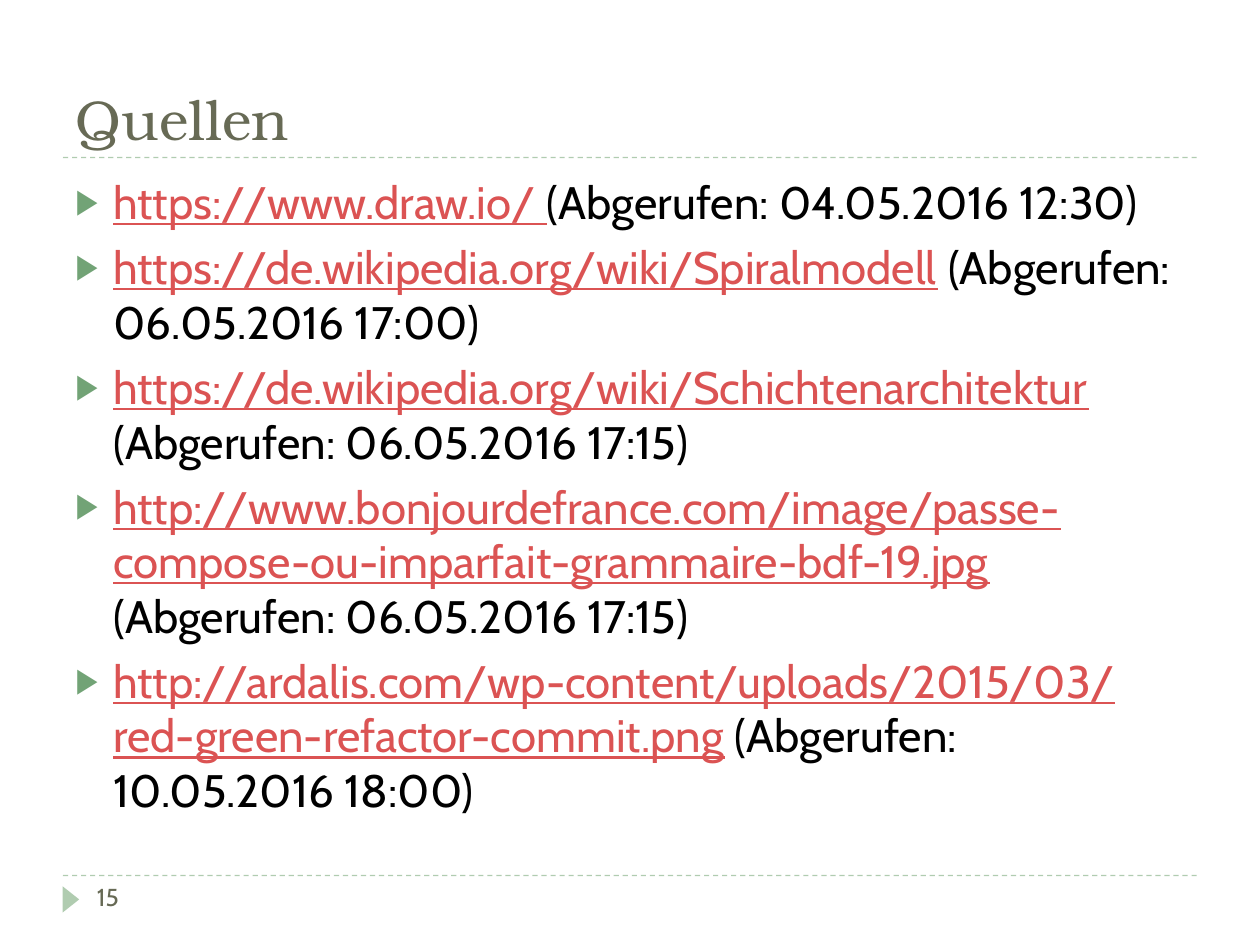
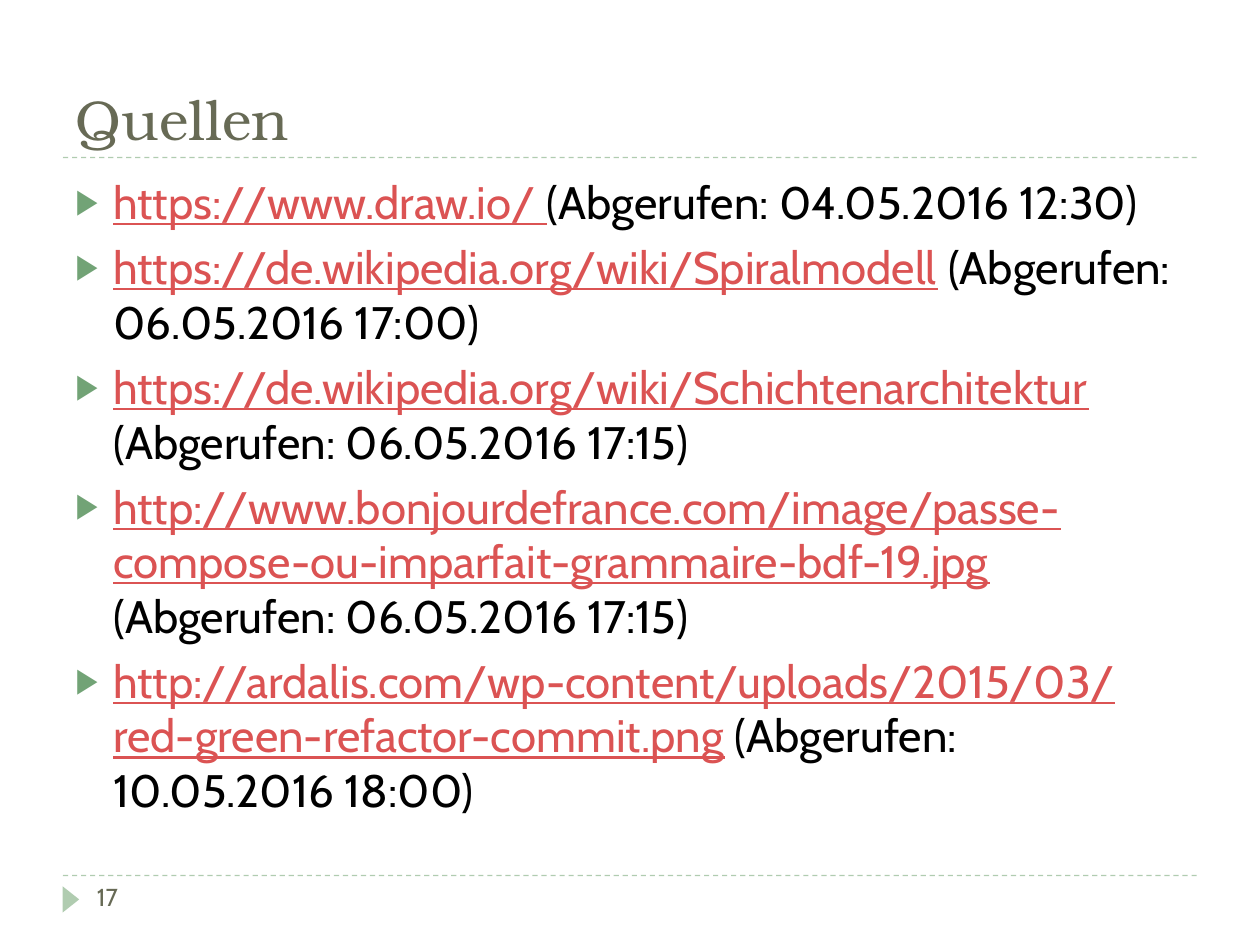
Before and after one commit to DarksideCode/Inventory-Management-System, a slide deck: slide 18 of Doku/Präsentation.pptx (slide 17 before the commit). Drawn at 1260x945 pixels with LibreOffice and Linux fonts; fonts in the diff are those of the drawing. Boxes give left, top, right and bottom in pixels: in the first picture for what was removed or moved away, otherwise in the second. Text is boxed around its words. In the diff, an @@ line names an element or a change of style, - is before the commit and + after.

```diff
--- a/Doku/Präsentation.pptx
+++ b/Doku/Präsentation.pptx
@@ text at [97, 889, 118, 906]: text changed @@
-15
+17
```
Also in this commit, not shown: 8 other slides changed, 2 slides added, 2 other files.
